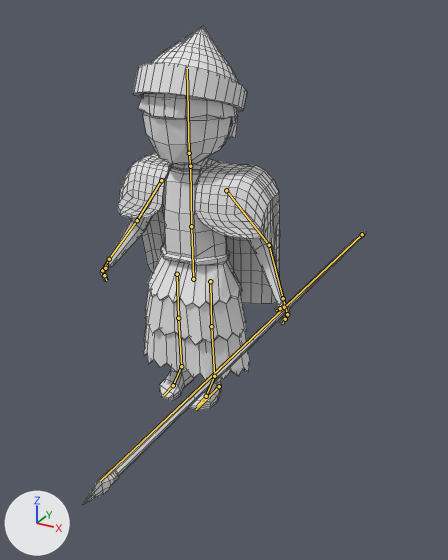
The Blender file Map/Assets/Models/Summerian_warrior/summerian_warrior.blend, before and after one commit.
Both versions are drawn from a camera (50 mm lens) standing at (13.0, -20.9, 16.3) and looking at (1.8, -0.6, 6.1). The lights are fixed; the arrows at lower left show +X, +Y and +Z. The bones that bend it are drawn over the model as lines. Mesh edges are drawn as thin lines.
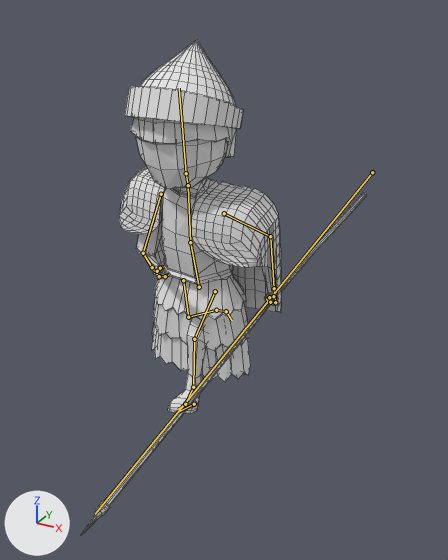
Commit message: Animaciones secundarias Militar Sumerio

The newer file adds an action. The first version stands in its rest pose; the second is drawn at frame 0 of the action 'Sumerian_Warrior_Run'.

Changed parts and their boxes (x1, y1, x2, y2) in the pictures (448 x 560 px):
'Cube.000', posed: before (83, 26, 366, 504); after (81, 40, 366, 535)
bone 'Abdomen', root to tip: before (193, 279) to (191, 226); after (199, 287) to (190, 242)
bone 'Pecho', root to tip: before (191, 226) to (190, 166); after (190, 242) to (188, 185)
bone 'Cabeza', root to tip: before (189, 153) to (187, 69); after (186, 173) to (179, 88)
bone 'Brazo.L', root to tip: before (226, 190) to (269, 245); after (224, 213) to (270, 236)
bone 'Antebrazo.L', root to tip: before (269, 245) to (283, 298); after (270, 236) to (274, 288)
bone 'Dedos1.L', root to tip: before (287, 314) to (285, 319); after (275, 302) to (270, 302)
bone 'Dedos2.L', root to tip: before (285, 319) to (282, 323); after (270, 302) to (266, 299)
bone 'Brazo.R', root to tip: before (161, 180) to (137, 220); after (161, 194) to (143, 253)
bone 'Antebrazo.R', root to tip: before (137, 220) to (109, 259); after (143, 253) to (152, 267)
bone 'Mano.R', root to tip: before (109, 259) to (102, 270); after (152, 267) to (159, 276)
bone 'Dedos1.R', root to tip: before (102, 270) to (104, 275); after (159, 276) to (165, 276)
bone 'Dedos2.R', root to tip: before (104, 275) to (106, 280); after (165, 276) to (169, 274)
bone 'Pierna_Control.L', root to tip: before (219, 386) to (196, 409); after (194, 404) to (177, 412)

The change, as a diff of the scene's bpy script:
```diff
--- a/Map/Assets/Models/Summerian_warrior/summerian_warrior.blend.py
+++ b/Map/Assets/Models/Summerian_warrior/summerian_warrior.blend.py
@@ bone_abdomen @@
 bone_abdomen = bpy.data.objects['Armature'].pose.bones['Abdomen']  # child of 'Root'
-bone_abdomen.location = (0.0, 0.0, 0.0)
-bone_abdomen.rotation_quaternion = (1.0, 0.0, 0.0, 0.0)  # degrees (0, 0, 0)
+bone_abdomen.location = (-0.26, -0.32, -0.01)
+bone_abdomen.rotation_quaternion = (0.989, -0.136, -0.049, 0.024)  # degrees (-16, -5, 4)
@@ bone_pecho @@
 bone_pecho = bpy.data.objects['Armature'].pose.bones['Pecho']  # child of 'Abdomen'
-bone_pecho.rotation_quaternion = (1.0, 0.0, 0.0, 0.0)  # degrees (0, 0, 0)
+bone_pecho.rotation_quaternion = (0.998, -0.054, -0.003, -0.013)  # degrees (-6, 0, -2)
@@ bone_cabeza @@
 bone_cabeza = bpy.data.objects['Armature'].pose.bones['Cabeza']  # child of 'Cuello'
-bone_cabeza.rotation_quaternion = (1.0, 0.0, 0.0, 0.0)  # degrees (0, 0, 0)
+bone_cabeza.rotation_quaternion = (0.998, -0.042, 0.006, 0.049)  # degrees (-5, 1, 6)
@@ bone_brazo_l @@
 bone_brazo_l = bpy.data.objects['Armature'].pose.bones['Brazo.L']  # child of 'Pecho'
-bone_brazo_l.rotation_quaternion = (1.0, 0.0, 0.0, 0.0)  # degrees (0, 0, 0)
+bone_brazo_l.rotation_quaternion = (0.926, -0.072, 0.195, 0.314)  # degrees (-1, 24, 37)
@@ bone_antebrazo_l @@
 bone_antebrazo_l = bpy.data.objects['Armature'].pose.bones['Antebrazo.L']  # child of 'Brazo.L'
-bone_antebrazo_l.rotation_quaternion = (1.0, 0.0, 0.0, 0.0)  # degrees (0, 0, 0)
+bone_antebrazo_l.rotation_quaternion = (0.966, 0.183, -0.048, -0.178)  # degrees (22, -2, -21)
@@ bone_dedos1_l @@
 bone_dedos1_l = bpy.data.objects['Armature'].pose.bones['Dedos1.L']  # child of 'Mano.L'
-bone_dedos1_l.rotation_quaternion = (1.0, 0.0, 0.0, 0.0)  # degrees (0, 0, 0)
+bone_dedos1_l.rotation_quaternion = (0.945, 0.32, 0.062, 0.008)  # degrees (38, 6, 3)
@@ bone_dedos2_l @@
 bone_dedos2_l = bpy.data.objects['Armature'].pose.bones['Dedos2.L']  # child of 'Dedos1.L'
-bone_dedos2_l.rotation_quaternion = (1.0, 0.0, 0.0, 0.0)  # degrees (0, 0, 0)
+bone_dedos2_l.rotation_quaternion = (0.978, 0.207, 0.033, -0.014)  # degrees (24, 4, -1)
@@ bone_brazo_r @@
 bone_brazo_r = bpy.data.objects['Armature'].pose.bones['Brazo.R']  # child of 'Pecho'
-bone_brazo_r.rotation_quaternion = (1.0, 0.0, 0.0, 0.0)  # degrees (0, 0, 0)
+bone_brazo_r.rotation_quaternion = (0.945, -0.279, 0.089, 0.147)  # degrees (-31, 15, 14)
@@ bone_antebrazo_r @@
 bone_antebrazo_r = bpy.data.objects['Armature'].pose.bones['Antebrazo.R']  # child of 'Brazo.R'
-bone_antebrazo_r.rotation_quaternion = (1.0, 0.0, 0.0, 0.0)  # degrees (0, 0, 0)
+bone_antebrazo_r.rotation_quaternion = (0.764, -0.107, -0.148, 0.619)  # degrees (-20, -5, 79)
@@ bone_mano_r @@
 bone_mano_r = bpy.data.objects['Armature'].pose.bones['Mano.R']  # child of 'Antebrazo.R'
-bone_mano_r.rotation_quaternion = (1.0, 0.0, 0.0, 0.0)  # degrees (0, 0, 0)
+bone_mano_r.rotation_quaternion = (0.99, -0.133, -0.032, -0.037)  # degrees (-15, -4, -4)
@@ bone_dedos1_r @@
 bone_dedos1_r = bpy.data.objects['Armature'].pose.bones['Dedos1.R']  # child of 'Mano.R'
-bone_dedos1_r.rotation_quaternion = (1.0, 0.0, 0.0, 0.0)  # degrees (0, 0, 0)
+bone_dedos1_r.rotation_quaternion = (0.945, 0.32, -0.062, -0.008)  # degrees (38, -6, -3)
@@ bone_dedos2_r @@
 bone_dedos2_r = bpy.data.objects['Armature'].pose.bones['Dedos2.R']  # child of 'Dedos1.R'
-bone_dedos2_r.rotation_quaternion = (1.0, 0.0, 0.0, 0.0)  # degrees (0, 0, 0)
+bone_dedos2_r.rotation_quaternion = (0.978, 0.207, -0.033, 0.014)  # degrees (24, -4, 1)
@@ bone_pierna_control_l @@
 bone_pierna_control_l = bpy.data.objects['Armature'].pose.bones['Pierna_Control.L']  # child of 'Root'
-bone_pierna_control_l.location = (0.0, 0.0, 0.0)
-bone_pierna_control_l.rotation_quaternion = (1.0, 0.0, 0.0, 0.0)  # degrees (0, 0, 0)
+bone_pierna_control_l.location = (0.3, 1.75, 0.0)
+bone_pierna_control_l.rotation_quaternion = (0.976, 0.201, 0.018, 0.085)  # degrees (23, 0, 10)
@@ bone_pierna_control_r @@
 bone_pierna_control_r = bpy.data.objects['Armature'].pose.bones['Pierna_Control.R']  # child of 'Root'
-bone_pierna_control_r.location = (0.0, 0.0, 0.0)
-bone_pierna_control_r.rotation_quaternion = (1.0, 0.0, 0.0, 0.0)  # degrees (0, 0, 0)
+bone_pierna_control_r.location = (-0.08, -3.05, 3.31)
+bone_pierna_control_r.rotation_quaternion = (0.535, -0.84, 0.047, 0.074)  # degrees (-115, 10, 0)
```
